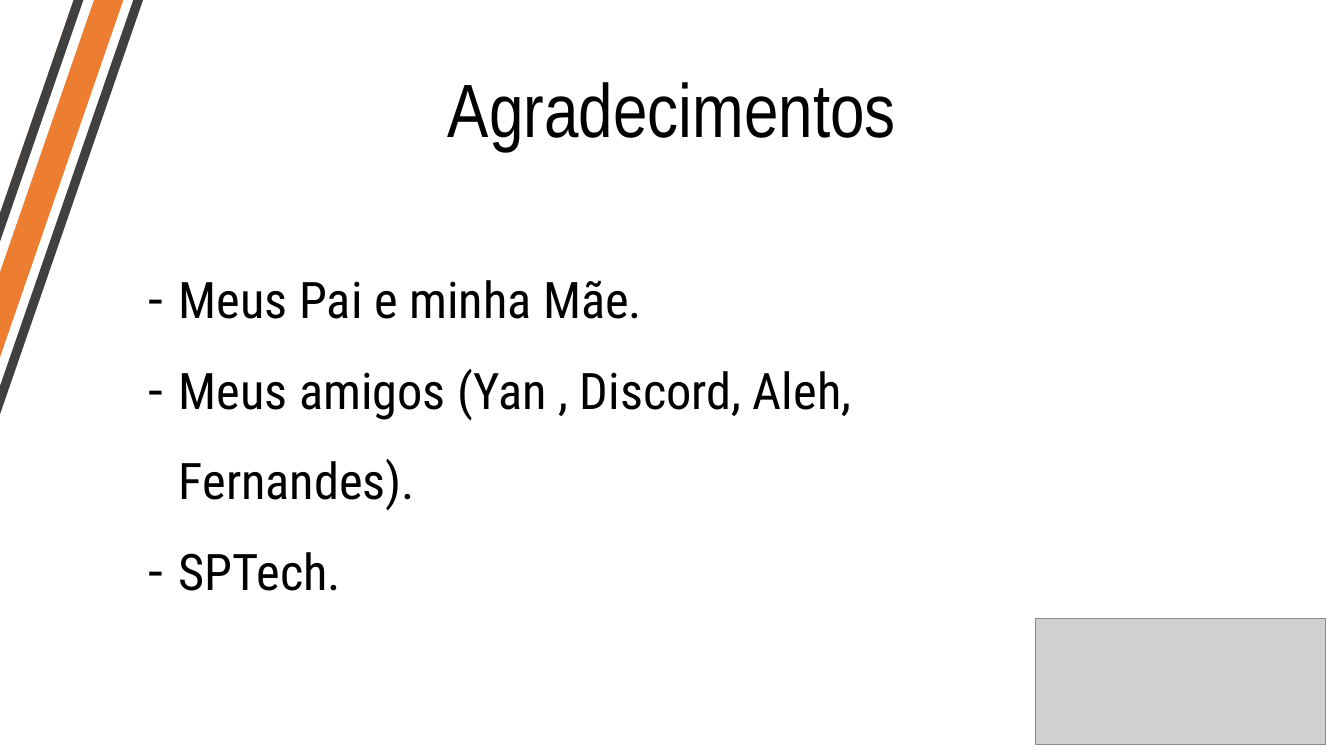
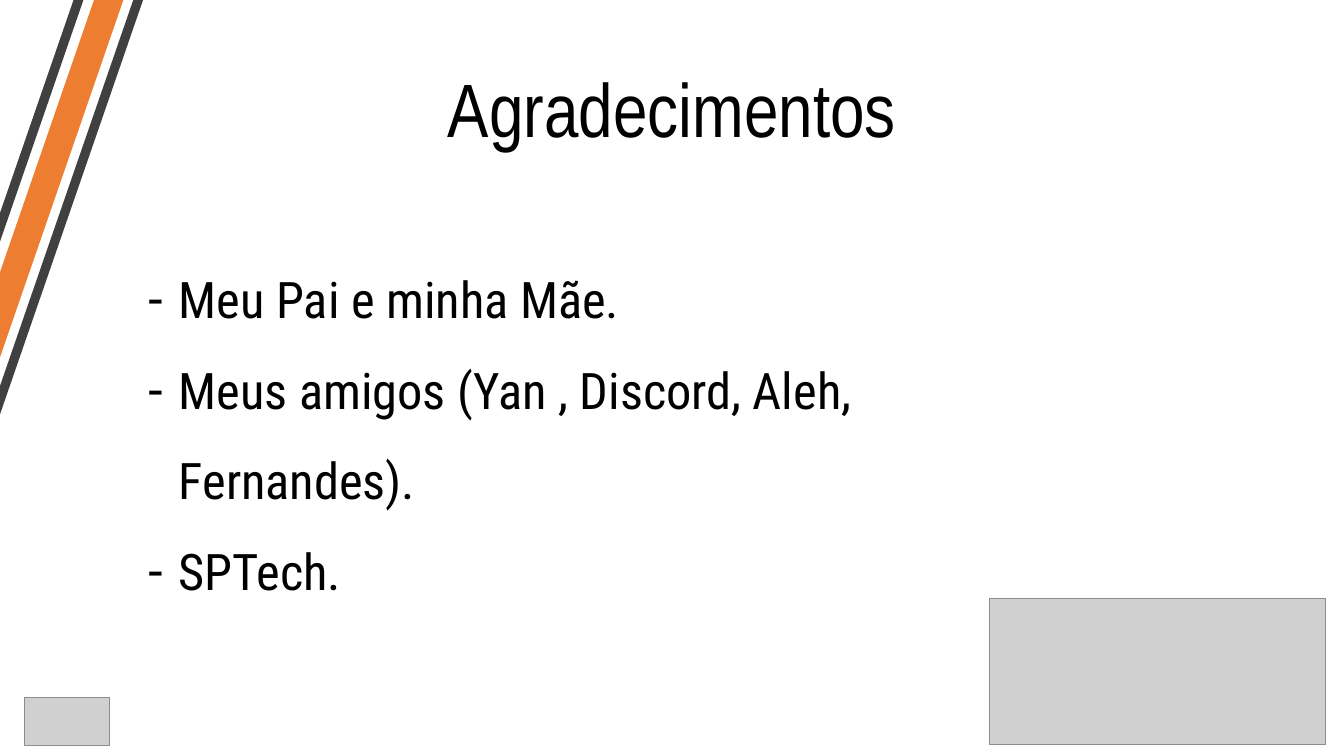
Before and after one commit to NathanD4vid/Projeto-Individual, a slide deck: slide 7 of Power Point/Apresentação.pptx (slide 6 before the commit). Drawn at 1344x756 pixels with LibreOffice and Linux fonts; fonts in the diff are those of the drawing; grey boxes stand for pictures. Boxes give left, top, right and bottom in pixels: in the first picture for what was removed or moved away, otherwise in the second. Text is boxed around its words. In the diff, an @@ line names an element or a change of style, - is before the commit and + after.

```diff
--- a/Power Point/Apresentação.pptx
+++ b/Power Point/Apresentação.pptx
@@ text at [179, 280, 619, 319]: text changed @@
-– Meus Pai e minha Mãe.
+– Meu Pai e minha Mãe.
@@ picture: place and size @@
-picture at [1035, 619, 1326, 745]
+picture at [989, 599, 1326, 745]
@@ picture added at [24, 698, 109, 745] @@
```
Also in this commit, not shown: 4 other slides changed, 2 slides added, 9 other files.
